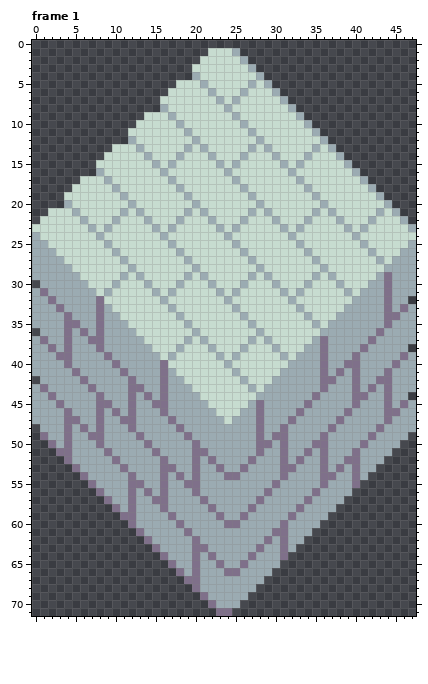
File history of a pixel-art file, resources/asesprite/blocks/Blocks-Oven.aseprite. The picture above is the old version.
48x72 pixels, 7 frames. Shown: frame 1. The commit also changed other frames, which this record leaves out.
Now the later version:
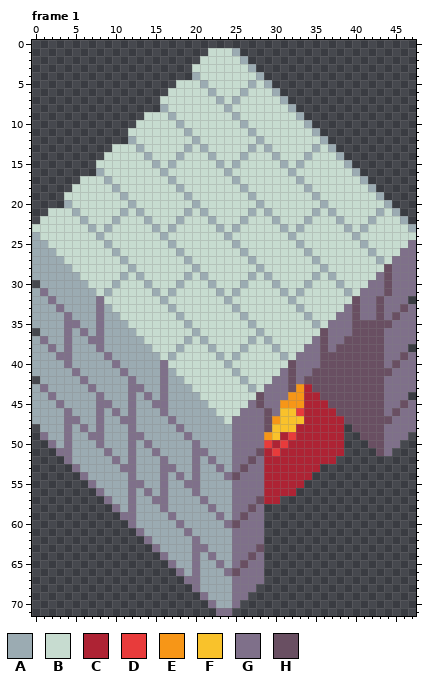
Palette (. is transparent): A #9babb2  B #c7dcd0  C #ae2334  D #e83b3b  E #f79617  F #f9c22b  G #7f708a  H #694f62
Edits made:
layer "Ambers" added
--- frame 1, layer "Diffuse"
@@ x 0..47 @@
 24 ABBBBBBBABBBBBBBABBBBBBBABBBBBBBABBBBBBBABBBBBBB
-25 AABBBBBBBABBBBBBBABBBBBBBABBBBBBBABBBBBBBABBBBBA
-26 AAABBBBBBBABBBBBBBABBBBBBBABBBBBBBABBBBBBBABBBAA
-27 AAAABBBBBBBABBBBBBBABBBBBBBABBBBBBBABBBBBBBABAAA
-28 AAAAABBBBBBBABBBBBBBABBBBBBBABBBBBBBABBBBBBBAAAA
-29 AAAAAABBBBBABABBBBBABABBBBBABABBBBBABABBBBBAGAAA
-30 .AAAAAABBBABBBABBBABBBABBBABBBABBBABBBABBBAAGAAA
-31 AGAAAAAABABBBBBABABBBBBABABBBBBABABBBBBABAAAGAAA
-32 AAGAAAAAGBBBBBBBABBBBBBBABBBBBBBABBBBBBBAAAAGAA.
-33 AAAGAAAAGABBBBBBBABBBBBBBABBBBBBBABBBBBAAAAAGAGA
-34 AAAAGAAAGAABBBBBBBABBBBBBBABBBBBBBABBBAAAAAAGGAA
-35 AAAAGGAAGAAABBBBBBBABBBBBBBABBBBBBBABAAAAAAAGAAA
-36 .AAAGAGAGAAAABBBBBBBABBBBBBBABBBBBBBAAAAAAAGAAAA
-37 AGAAGAAGGAAAAABBBBBABABBBBBABABBBBBAGAAAAAGAAAAA
-38 AAGAGAAAGAAAAAABBBABBBABBBABBBABBBAAGAAAAGAAAAA.
-39 AAAGGAAAAGAAAAAABABBBBBABABBBBBABAAAGAAAGAAAAAGA
-40 AAAAGAAAAAGAAAAAGBBBBBBBABBBBBBBAAAAGAAGGAAAAGAA
-41 AAAAAGAAAAAGAAAAGABBBBBBBABBBBBAAAAAGAGAGAAAGAAA
-42 .AAAAAGAAAAAGAAAGAABBBBBBBABBBAAAAAAGGAAGAAGGAAA
-43 AGAAAAAGAAAAGGAAGAAABBBBBBBABAAAAAAAGAAAGAGAGAAA
-44 AAGAAAAAGAAAGAGAGAAAABBBBBBBAAAAAAAGAAAAGGAAGAA.
-45 AAAGAAAAGGAAGAAGGAAAAABBBBBAGAAAAAGAAAAAGAAAGAGA
-46 AAAAGAAAGAGAGAAAGAAAAAABBBAAGAAAAGAAAAAGAAAAGGAA
-47 AAAAGGAAGAAGGAAAAGAAAAAABAAAGAAAGAAAAAGAAAAAGAAA
-48 .AAAGAGAGAAAGAAAAAGAAAAAAAAAGAAGAAAAAGAAAAAGAAAA
-49 .GAAGAAGGAAAAGAAAAAGAAAAAAAAGAGGAAAAGAAAAAGAAAA.
-50 ..GAGAAAGAAAAAGAAAAAGAAAAAAAGGAGAAAGGAAAAGAAAA..
-51 ...GGAAAAGAAAAAGAAAAGGAAAAAAGAAGAAGAGAAAGAAAA...
-52 ....GAAAAAGAAAAAGAAAGAGAAAAGAAAGAGAAGAAGGAAA....
-53 .....GAAAAAGAAAAGGAAGAAGAAGAAAAGGAAAGAGAGAA.....
-54 ......GAAAAAGAAAGAGAGAAAGGAAAAAGAAAAGGAAGA......
-55 .......GAAAAGGAAGAAGGAAAAAAAAAGAAAAAGAAAG.......
-56 ........GAAAGAGAGAAAGAAAAAAAAGAAAAAGAAAA........
-57 .........GAAGAAGGAAAAGAAAAAAGAAAAAGAAAA.........
-58 ..........GAGAAAGAAAAAGAAAAGAAAAAGAAAA..........
-59 ...........GGAAAAGAAAAAGAAGAAAAAGAAAA...........
-60 ............GAAAAAGAAAAAGGAAAAAGAAAA............
-61 .............GAAAAAGAAAAAAAAAAGGAAA.............
-62 ..............GAAAAAGAAAAAAAAGAGAA..............
-63 ...............GAAAAGGAAAAAAGAAGA...............
-64 ................GAAAGAGAAAAGAAAG................
-65 .................GAAGAAGAAGAAAA.................
-66 ..................GAGAAAGGAAAA..................
-67 ...................GGAAAAAAAA...................
-68 ....................GAAAAAAA....................
-69 .....................GAAAAA.....................
-70 ......................GAAA......................
+25 AABBBBBBBABBBBBBBABBBBBBBABBBBBBBABBBBBBBABBBBBG
+26 AAABBBBBBBABBBBBBBABBBBBBBABBBBBBBABBBBBBBABBBGG
+27 AAAABBBBBBBABBBBBBBABBBBBBBABBBBBBBABBBBBBBABGGG
+28 AAAAABBBBBBBABBBBBBBABBBBBBBABBBBBBBABBBBBBBHGGG
+29 AAAAAABBBBBABABBBBBABABBBBBABABBBBBABABBBBBGHGGG
+30 .AAAAAABBBABBBABBBABBBABBBABBBABBBABBBABBBGGHGGG
+31 AGAAAAAABABBBBBABABBBBBABABBBBBABABBBBBABGGGHGGG
+32 AAGAAAAAGBBBBBBBABBBBBBBABBBBBBBABBBBBBBHGGHGGG.
+33 AAAGAAAAGABBBBBBBABBBBBBBABBBBBBBABBBBBGHGGHGGHG
+34 AAAAGAAAGAABBBBBBBABBBBBBBABBBBBBBABBBGGHGGHGHGG
+35 AAAAGGAAGAAABBBBBBBABBBBBBBABBBBBBBABGGGHHHHHGGG
+36 .AAAGAGAGAAAABBBBBBBABBBBBBBABBBBBBBHGGGHHHHGGGG
+37 AGAAGAAGGAAAAABBBBBABABBBBBABABBBBBGHGGHHHHHGGGG
+38 AAGAGAAAGAAAAAABBBABBBABBBABBBABBBGGHGHHHHHHGGG.
+39 AAAGGAAAAGAAAAAABABBBBBABABBBBBABGGGHHHHHHHHGGHG
+40 AAAAGAAAAAGAAAAAGBBBBBBBABBBBBBBHGGGHHHHHHHHGHGG
+41 AAAAAGAAAAAGAAAAGABBBBBBBABBBBBGHGGHHHHHHHHHHGGG
+42 .AAAAAGAAAAAGAAAGAABBBBBBBABBBGGHGHHHHHHHHHHGGGG
+43 AGAAAAAGAAAAGGAAGAAABBBBBBBABGGGHECHHHHHHHHHGGGG
+44 AAGAAAAAGAAAGAGAGAAAABBBBBBBHGGGEECCHHHHHHHHGGG.
+45 AAAGAAAAGGAAGAAGGAAAAABBBBBGHGGEEECCCHHHHHHHGGHG
+46 AAAAGAAAGAGAGAAAGAAAAAABBBGGGHGFFDCCCCHHHHHHGHGG
+47 AAAAGGAAGAAGGAAAAGAAAAAABGGGGHEFFFCCCCCHHHHHHGGG
+48 .AAAGAGAGAAAGAAAAAGAAAAAAGGGGHFFFCCCCCC.HHHHGGGG
+49 .GAAGAAGGAAAGGAAAAAGAAAAAGGGGEFCDCCCCCC..HHHGGG.
+50 ..GAGAAAGAAAGAGAAAAAGAAAAGGGGDCDCCCCCCC...HHGG..
+51 ...GGAAAAGAAGAAGAAAAGGAAAGGGHCDCCCCCCCC....HG...
+52 ....GAAAAAGAGAAAGAAAGAGAAGGHGCCCCCCCCC..........
+53 .....GAAAAAGGAAAGGAAGAAGAGHGGCCCCCCC............
+54 ......GAAAAAGAAAGAGAGAAAGHGGGCCCCCC.............
+55 .......GAAAAGGAAGAAGGAAAAGGGGCCCCC..............
+56 ........GAAAGAGAGAAAGAAAAGGGGCCCC...............
+57 .........GAAGAAGGAAAAGAAAGGGHCC.................
+58 ..........GAGAAAGAAAAAGAAGGHG...................
+59 ...........GGAAAAGAAAAAGAGHGG...................
+60 ............GAAAAAGAAAAAGHGGG...................
+61 .............GAAAAAGAAAAAGGGG...................
+62 ..............GAAAAAGAAAAGGGG...................
+63 ...............GAAAAGGAAAGGGH...................
+64 ................GAAAGAGAAGGHG...................
+65 .................GAAGAAGAGHGG...................
+66 ..................GAGAAAGHGGG...................
+67 ...................GGAAAAGGGG...................
+68 ....................GAAAAGGG....................
+69 .....................GAAAGG.....................
+70 ......................GAAG......................
 71 .......................GG.......................
Changed places in both pictures, as pixel boxes (x1, y1, x2, y2):
changed: (232, 240, 416, 608)
changed: (128, 432, 136, 472)
